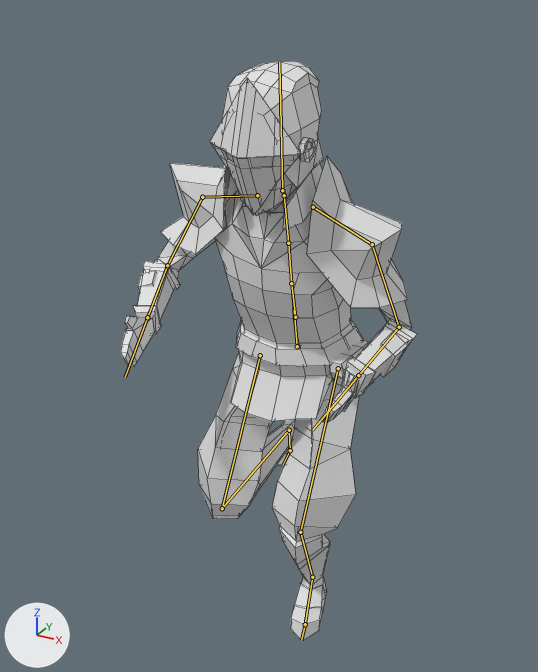
Two versions of the FBX model Assets/Prefab/Player/Running.fbx, one commit apart.
The view is the same before and after, from a 50 mm camera at (8.65, -17.65, 18.01) aimed at (-1.21, 0.26, 9.05). The axes (+X, +Y, +Z) are drawn at lower left. The lights are the same throughout. The first picture is the older version. Both versions are drawn at frame 11 of the action 'mixamo.com'; the numbers are the values there. The bones that change, and the others that lie on the model, are drawn over the model as lines. Mesh edges are drawn as thin lines.

In view in the first picture: 'Body_Head_Torso_Thighs', 'Body_Head_Torso_Thighs.001', 'Body_Head_Torso_Thighs.002', 'Player', 'R.Arm', 'R.Hand', 'R.Leg'.
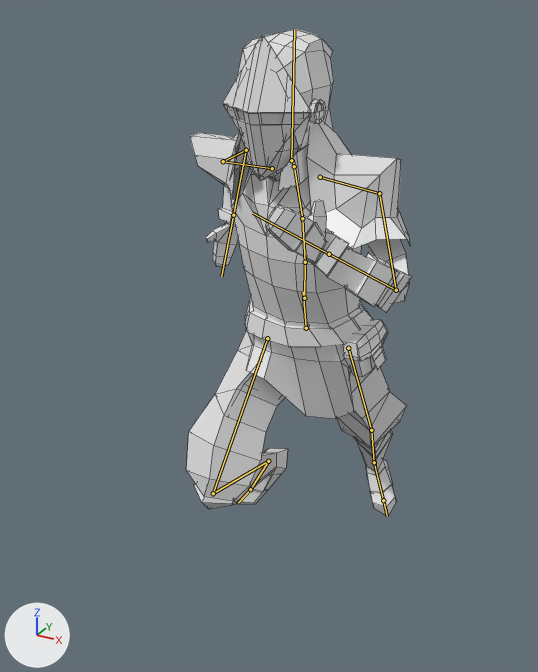
What the commit changed:
Bone 'mixamorig:Hips' (bone_mixamorig_hips) moves from (-15.0, -117.0, 5.0) to (4.0, -63.0, -16.0).
Bone 'mixamorig:Hips' (bone_mixamorig_hips) turns from (11, 4, 1) to (12, 9, 2) degrees about its own x, y and z.
Bone 'mixamorig:Spine' (bone_mixamorig_spine) turns from (9, -4, -2) to (2, -16, -5) degrees about its own x, y and z.
Bone 'mixamorig:Spine1' (bone_mixamorig_spine1) turns from (1, -1, -1) to (2, -3, 3) degrees about its own x, y and z.
Bone 'mixamorig:Spine2' (bone_mixamorig_spine2) turns from (4, -1, -2) to (5, -3, 3) degrees about its own x, y and z.
Bone 'mixamorig:Neck' (bone_mixamorig_neck) turns from (-4, 0, 1) to (0, 1, -1) degrees about its own x, y and z.
Bone 'mixamorig:Head' (bone_mixamorig_head) turns from (-12, 1, 1) to (-18, 9, -3) degrees about its own x, y and z.
Bone 'mixamorig:LeftShoulder' (bone_mixamorig_leftshoulder) turns from (5, 3, 8) to (-9, 1, 2) degrees about its own x, y and z.
Bone 'mixamorig:LeftArm' (bone_mixamorig_leftarm) turns from (7, -4, 5) to (-3, -15, 42) degrees about its own x, y and z.
Bone 'mixamorig:LeftForeArm' (bone_mixamorig_leftforearm) turns from (4, -17, 77) to (0, -17, 92) degrees about its own x, y and z.
Bone 'mixamorig:RightShoulder' (bone_mixamorig_rightshoulder) turns from (-1, -1, -2) to (-13, -1, -1) degrees about its own x, y and z.
Bone 'mixamorig:RightArm' (bone_mixamorig_rightarm) turns from (1, -14, -26) to (-2, -34, 53) degrees about its own x, y and z.
Bone 'mixamorig:RightForeArm' (bone_mixamorig_rightforearm) turns from (2, 12, -62) to (-3, 12, -81) degrees about its own x, y and z.
Bone 'mixamorig:LeftUpLeg' (bone_mixamorig_leftupleg) turns from (39, 0, -5) to (-19, -12, 6) degrees about its own x, y and z.
Bone 'mixamorig:LeftLeg' (bone_mixamorig_leftleg) turns from (-57, -2, -2) to (-10, 6, -6) degrees about its own x, y and z.
Bone 'mixamorig:LeftFoot' (bone_mixamorig_leftfoot) turns from (29, 2, -3) to (-4, 6, 2) degrees about its own x, y and z.
Bone 'mixamorig:LeftToeBase' (bone_mixamorig_lefttoebase) turns from (-1, 0, 0) to (12, -4, -1) degrees about its own x, y and z.
Bone 'mixamorig:RightUpLeg' (bone_mixamorig_rightupleg) turns from (36, 7, -1) to (59, 2, -6) degrees about its own x, y and z.
Bone 'mixamorig:RightLeg' (bone_mixamorig_rightleg) turns from (-123, 1, 0) to (-118, 0, -11) degrees about its own x, y and z.
Bone 'mixamorig:RightToeBase' (bone_mixamorig_righttoebase) turns from (14, 4, 1) to (0, 0, 0) degrees about its own x, y and z.

Boxes (x1, y1, x2, y2) around the edits, measured in the pictures (538 x 672 px):
'Player', posed (24% narrower)
    before: (125, 61, 417, 411)
    after: (190, 29, 412, 377)
'Body_Head_Torso_Thighs.002', posed (8% taller)
    before: (214, 185, 363, 421)
    after: (231, 163, 373, 419)
'Body_Head_Torso_Thighs.001', posed (37% wider, 10% shorter)
    before: (198, 352, 359, 541)
    after: (186, 331, 407, 501)
'R.Leg', posed
    before: (206, 419, 330, 641)
    after: (194, 431, 396, 517)
'R.Hand', posed
    before: (121, 259, 412, 423)
    after: (205, 200, 409, 303)
'R.Arm', posed (mostly hidden)
    before: (157, 190, 412, 327)
    after: (230, 144, 409, 284)
bone 'mixamorig:Hips', root to tip
    before: (297, 346) to (294, 310)
    after: (306, 328) to (303, 291)
bone 'mixamorig:Spine', root to tip
    before: (295, 317) to (291, 283)
    after: (304, 298) to (305, 262)
bone 'mixamorig:Spine1', root to tip
    before: (291, 283) to (288, 243)
    after: (305, 262) to (302, 218)
bone 'mixamorig:Spine2', root to tip
    before: (288, 243) to (284, 194)
    after: (302, 218) to (294, 165)
bone 'mixamorig:Neck', root to tip
    before: (284, 195) to (283, 189)
    after: (294, 166) to (293, 159)
bone 'mixamorig:Head', root to tip
    before: (282, 190) to (279, 62)
    after: (291, 160) to (294, 29)
bone 'mixamorig:LeftShoulder', root to tip
    before: (313, 207) to (372, 244)
    after: (320, 177) to (379, 193)
bone 'mixamorig:LeftArm', root to tip
    before: (372, 244) to (399, 327)
    after: (379, 193) to (396, 290)
bone 'mixamorig:LeftForeArm', root to tip
    before: (399, 327) to (358, 375)
    after: (396, 290) to (329, 254)
bone 'mixamorig:RightShoulder', root to tip
    before: (257, 195) to (202, 197)
    after: (272, 168) to (223, 161)
bone 'mixamorig:RightArm', root to tip
    before: (202, 197) to (167, 265)
    after: (223, 161) to (246, 150)
bone 'mixamorig:RightForeArm', root to tip
    before: (167, 265) to (147, 317)
    after: (246, 150) to (233, 215)
bone 'mixamorig:LeftUpLeg', root to tip
    before: (338, 368) to (300, 532)
    after: (348, 348) to (371, 430)
bone 'mixamorig:LeftLeg', root to tip
    before: (300, 532) to (312, 577)
    after: (371, 430) to (374, 462)
bone 'mixamorig:LeftFoot', root to tip
    before: (312, 577) to (305, 624)
    after: (374, 462) to (383, 500)
bone 'mixamorig:LeftToeBase', root to tip
    before: (305, 624) to (301, 640)
    after: (383, 500) to (387, 516)
bone 'mixamorig:RightUpLeg', root to tip
    before: (260, 355) to (222, 508)
    after: (267, 338) to (213, 493)
bone 'mixamorig:RightLeg', root to tip
    before: (222, 508) to (289, 430)
    after: (213, 493) to (268, 461)
bone 'mixamorig:RightToeBase', root to tip
    before: (290, 450) to (283, 464)
    after: (250, 489) to (238, 502)
